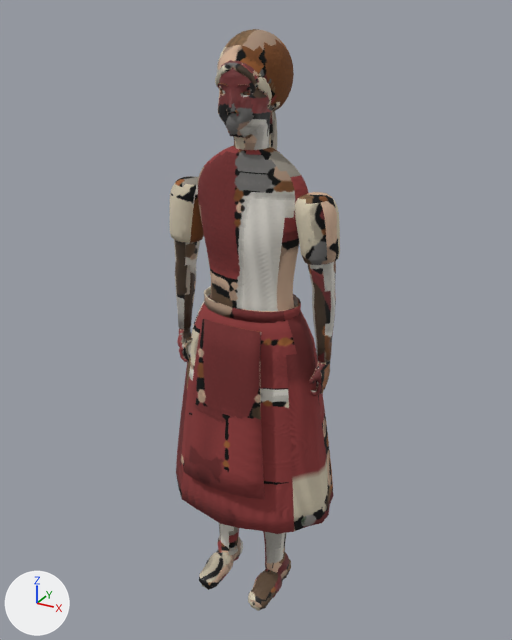
Before and after pictures for a commit that changed the Blender file models/src/npc-maid.blend.
One viewpoint serves both versions: a 50 mm lens placed at (0.987, -1.761, 1.885), pointed at (-0.005, 0.042, 0.984). The axes (+X, +Y, +Z) are drawn at lower left. The lights are the same throughout. The first picture is the older version.

The first picture shows 'NPC_Maid'.
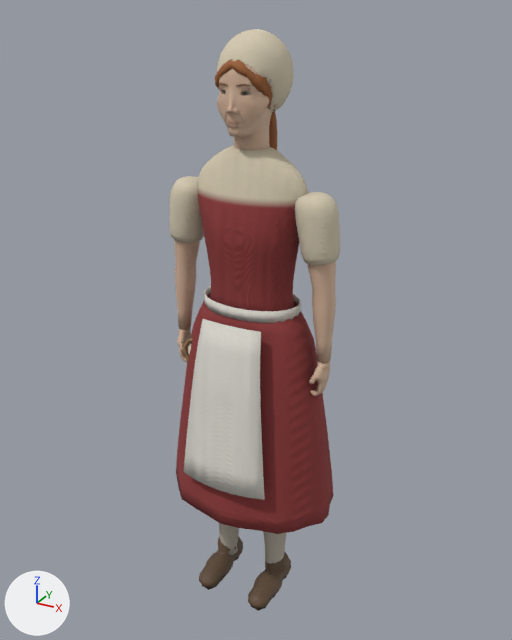
Where the change shows, as pixel boxes (x1, y1, x2, y2) in the pictures (512 x 640 px):
part 1 of me_maid_mesh, cut back
    both: (215, 46, 288, 138)
part 2 of me_maid_mesh, surface changed
    both: (170, 29, 340, 611)

What changed in the scene script:
```text
Change me_maid_mesh:
    used by ob_npc_maid; location = (0.0, 0.0, 0.0)
    remove me_maid_mesh.from_pydata(...)  # 9327 vertices, 11862 faces; spans x -0.29..0.29, y -0.21..0.24, z 0.0..1.84
    add me_maid_mesh.from_pydata(...)  # 12086 vertices, 14909 faces; spans x -0.29..0.29, y -0.21..0.24, z 0.0..1.84
    me_maid_mesh part 1: 247 vertices moved within x -0.09..0.08, y -0.1..0.13, z 1.57..1.81; 318 vertices removed from x -0.09..0.09, y -0.1..0.13, z 1.57..1.81; 3077 vertices added at x -0.09..0.09, y -0.11..0.13, z 1.57..1.82
    me_maid_mesh part 2: 8852 kept faces spanning x -0.29..0.29, y -0.21..0.24, z 0.0..1.84 get new texture (UV) coordinates
```
